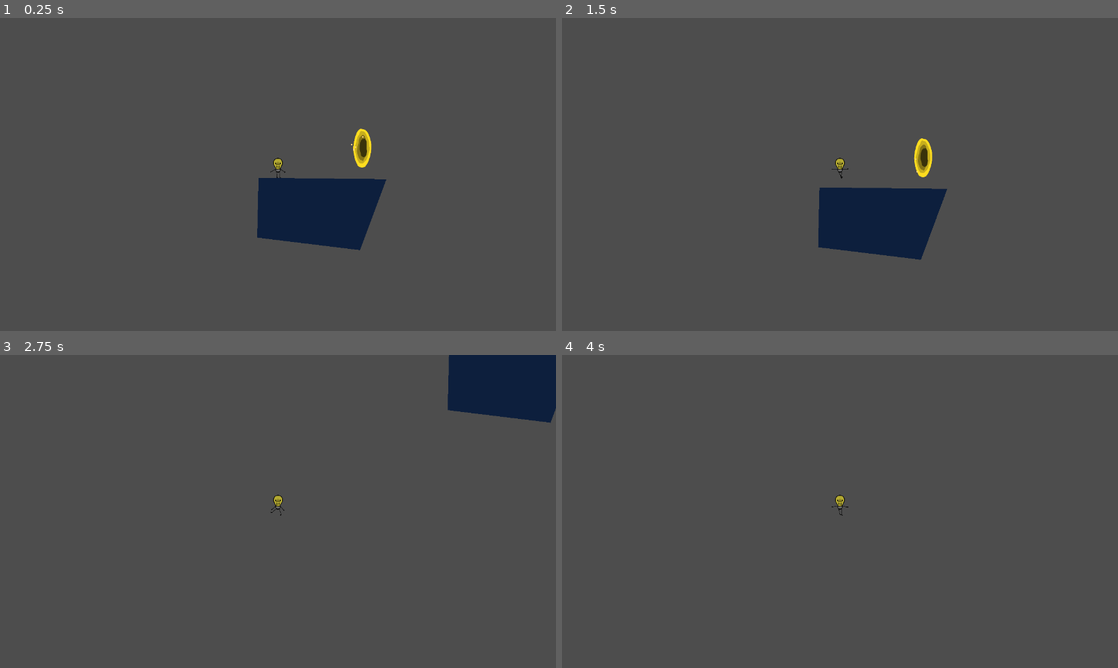
Above: before the commit, frames 1-4 (two rows, left to right).
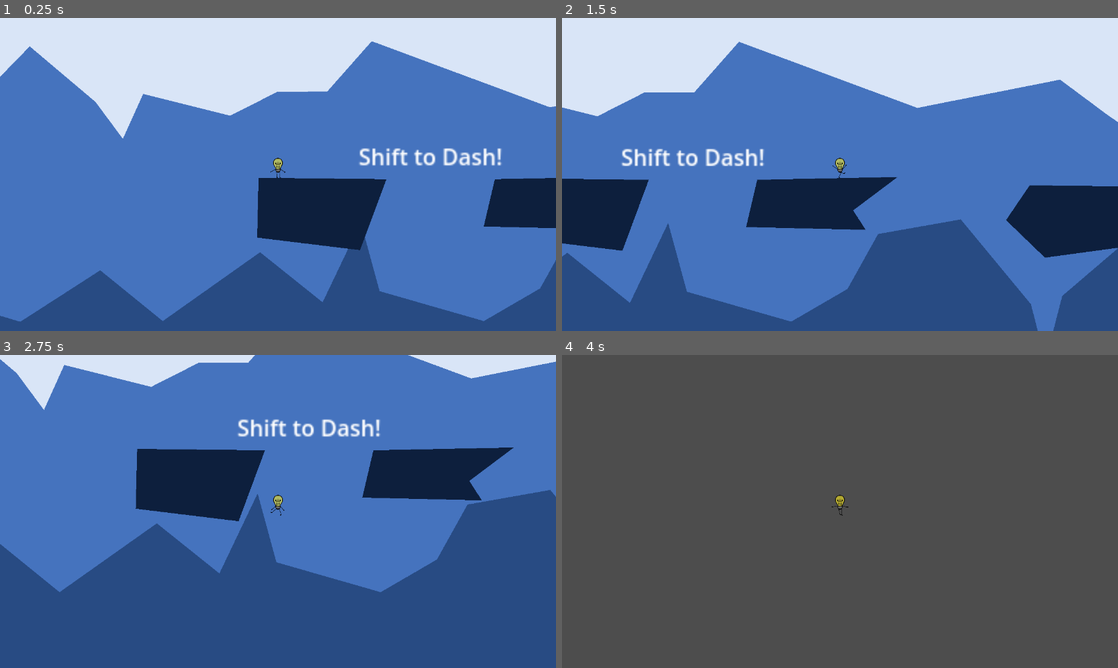
Above: after the commit, the same moments.

Repository: rasmussvala/Bigmode-Game-Jam-2025
Game: Godot game, scene res://scenes/levels/level_2.tscn
Two runs of this game, one before a commit and one after it. Both use one fixed random seed, a clock stepped at 60 frames per second and the inputs below. This scene is started directly instead of the project's main scene.
Inputs:
- Up to frame 1 (0.25 s): no input
- Up to frame 2 (1.5 s): tap Enter at 0.5 s; hold Shift (dodge) 0.53-1.28 s; hold D (move_right) from 0.53 s (still down); tap Space (jump) at 0.77 s; tap Shift (dodge) at 1.35 s
- Up to frame 3 (2.75 s): tap Space (jump) at 1.52 s; release D (move_right) at 2.03 s; hold A (move_left) from 2.03 s (still down); hold Shift (dodge) from 2.03 s (still down)
- Up to frame 4 (4 s): release A (move_left) at 2.78 s; release Shift (dodge) at 2.78 s; hold D (move_right) from 2.78 s (still down); tap Shift (dodge) at 2.85 s; tap Space (jump) at 3.02, 3.77 s; hold Shift (dodge) from 3.53 s (still down)

The runs differ from the first frame. In frame 1, 96% of the frame differs, in the area x 0-100%, y 0-100%; in frame 2, 99%; in frame 3, 100%; in frame 4, less than 0.1%.

Commit message:
added lvl 2

Diff:
--- a/scenes/levels/level_2.tscn
+++ b/scenes/levels/level_2.tscn
@@ -1,16 +1,63 @@
-[gd_scene load_steps=4 format=3 uid="uid://bhjfg4wc11ihh"]
+[gd_scene load_steps=10 format=3 uid="uid://c6vrj00v75qo6"]
 
+[ext_resource type="PackedScene" uid="uid://bpskicg0fvhk2" path="res://scenes/background.tscn" id="1_eit80"]
 [ext_resource type="PackedScene" uid="uid://cb3vh0dhrgdyp" path="res://scenes/player.tscn" id="1_ig46m"]
 [ext_resource type="PackedScene" uid="uid://gr206ync62i2" path="res://scenes/levels/obstacles/obstacle_1.tscn" id="2_20ytr"]
-[ext_resource type="PackedScene" uid="uid://bly0mnguraowr" path="res://scenes/next_level.tscn" id="3_kma42"]
+[ext_resource type="Script" path="res://scripts/obstacle.gd" id="3_i02d2"]
+[ext_resource type="PackedScene" uid="uid://bx2wrphdy35jy" path="res://scenes/next_level.tscn" id="3_kma42"]
+[ext_resource type="PackedScene" uid="uid://gy3f1dqjsiki" path="res://scenes/levels/obstacles/obstacle_2.tscn" id="4_jr2pg"]
+[ext_resource type="PackedScene" uid="uid://buoydlldpdqjf" path="res://scenes/levels/obstacles/obstacle_3.tscn" id="5_a3m5g"]
+[ext_resource type="PackedScene" uid="uid://fuekg0vgkssg" path="res://scenes/killzone.tscn" id="8_q5qec"]
+
+[sub_resource type="WorldBoundaryShape2D" id="WorldBoundaryShape2D_jc2fp"]
 
 [node name="Level2" type="Node2D"]
+
+[node name="Background" parent="." instance=ExtResource("1_eit80")]
+position = Vector2(-241, -213)
 
 [node name="Player" parent="." instance=ExtResource("1_ig46m")]
 position = Vector2(-16, 2)
 
-[node name="Obstacle1" parent="." instance=ExtResource("2_20ytr")]
+[node name="Obstacles" type="Node" parent="."]
+
+[node name="Obstacle1" parent="Obstacles" instance=ExtResource("2_20ytr")]
 position = Vector2(1, 40)
 
+[node name="Obstacle2" parent="Obstacles" instance=ExtResource("4_jr2pg")]
+position = Vector2(180, 38)
+
+[node name="Obstacle3" parent="Obstacles" instance=ExtResource("5_a3m5g")]
+position = Vector2(367, 45)
+
+[node name="Obstacle4" parent="Obstacles" instance=ExtResource("4_jr2pg")]
+position = Vector2(500, -17)
+
+[node name="Obstacle5" parent="Obstacles" instance=ExtResource("2_20ytr")]
+position = Vector2(615, -71)
+
+[node name="Obstacle6" parent="Obstacles" instance=ExtResource("5_a3m5g")]
+position = Vector2(826, -68)
+
 [node name="NextLevel" parent="." instance=ExtResource("3_kma42")]
-position = Vector2(44, 1)
+position = Vector2(867, -102)
+
+[node name="StaticBody2D" type="StaticBody2D" parent="."]
+script = ExtResource("3_i02d2")
+
+[node name="Polygon2D" type="Polygon2D" parent="StaticBody2D"]
+
+[node name="CollisionPolygon2D" type="CollisionPolygon2D" parent="StaticBody2D"]
+
+[node name="Killzone" parent="." instance=ExtResource("8_q5qec")]
+
+[node name="CollisionShape2D" type="CollisionShape2D" parent="Killzone"]
+position = Vector2(151, 121)
+shape = SubResource("WorldBoundaryShape2D_jc2fp")
+
+[node name="Label" type="Label" parent="."]
+offset_left = 42.0
+offset_top = -9.0
+offset_right = 146.0
+offset_bottom = 14.0
+text = "Shift to Dash!"
